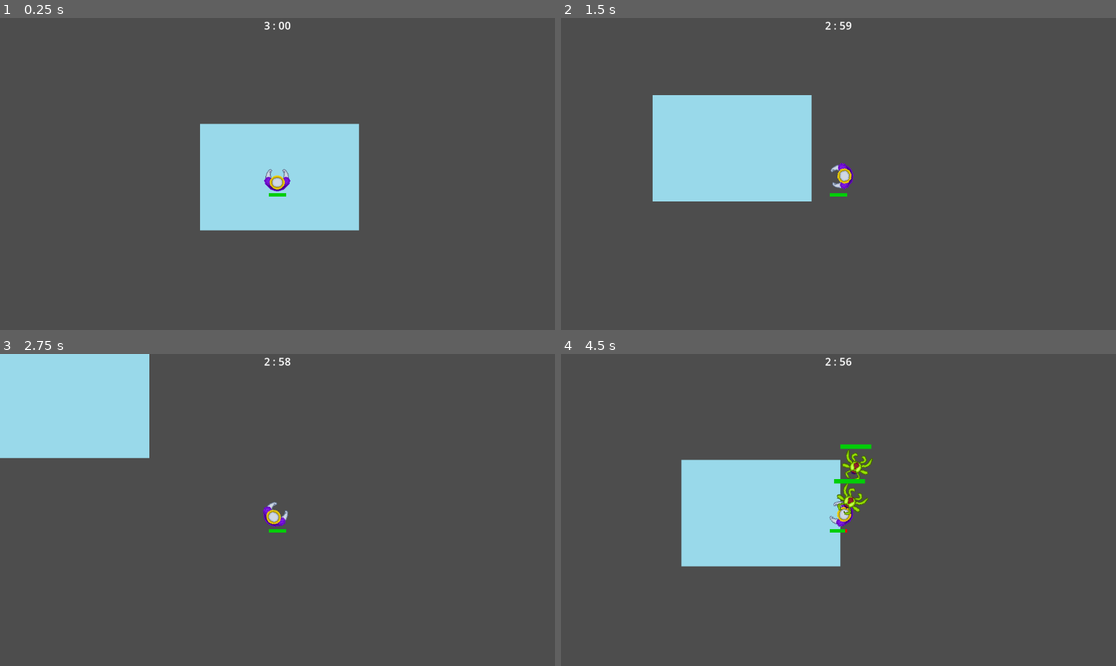
Above: before the commit, frames 1-4 (two rows, left to right).
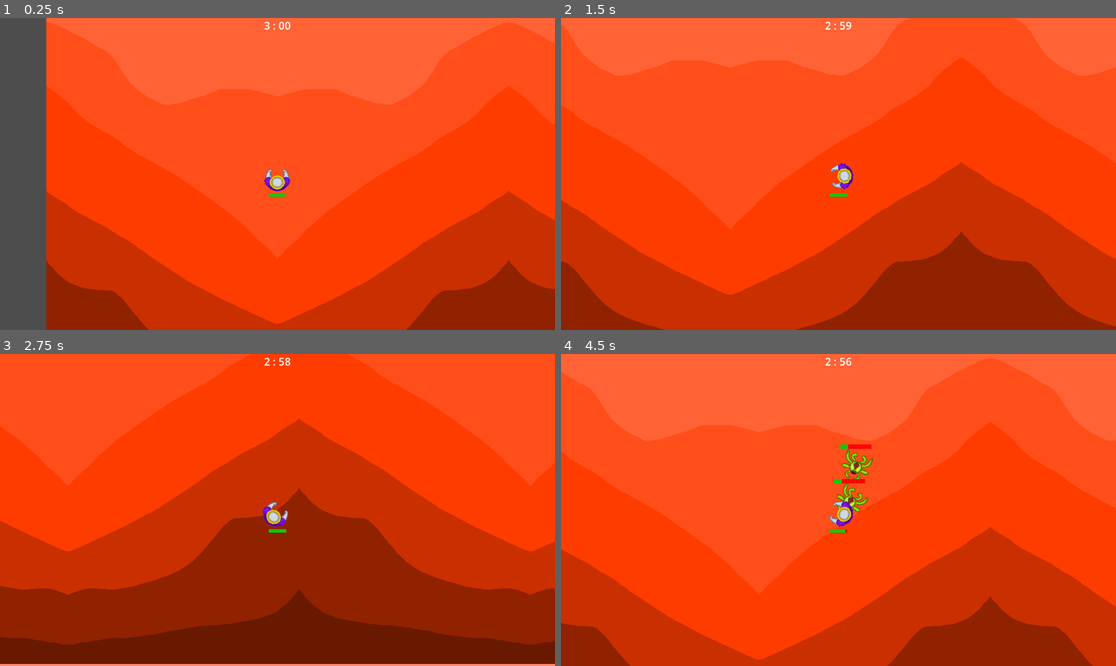
Above: after the commit, the same moments.

Repository: MichaelFar/Metalheads-and-Monarchs
Game: Godot game, scene res://Scenes/debug_ai_level.tscn
Same seed, same stepped clock (60 frames per second), same inputs: the game is played once before the commit and once after it.
Inputs (mouse positions are in pixels of both pictures, inside the frame that each line leads up to):
- Up to frame 1 (0.25 s): no input
- Up to frame 2 (1.5 s): tap Enter at 0.5 s; move the mouse to (960, 158) at 0.52 s; press the mouse at (960, 158) at 0.53 s; hold D (Right) 0.53-1.28 s; move the mouse to (727, 189) at 1.27 s; release the mouse at (727, 189) at 1.28 s; hold S (Down) from 1.28 s (still down); tap Mouse wheel down (Switch_weapon_down) at 1.35 s
- Up to frame 3 (2.75 s): move the mouse to (333, 441) at 2.02 s; release S (Down) at 2.03 s; hold D (Right) from 2.03 s (still down); tap Mouse wheel up (Switch_weapon_up) at 2.1 s
- Up to frame 4 (4.5 s): move the mouse to (810, 572) at 2.77 s; release D (Right) at 2.78 s; hold W (Up) 2.78-3.53 s; tap M (spawn) at 2.85 s; move the mouse to (1005, 556) at 3.52 s; press the mouse at (1005, 556) at 3.53 s; hold A (Left) from 3.53 s (still down); move the mouse to (672, 463) at 4.27 s; release the mouse at (672, 463) at 4.28 s; tap Mouse wheel down (Switch_weapon_down) at 4.35 s

The runs differ from the first frame. In frame 1, 91% of the frame differs, in the area x 8-100%, y 0-100%; in frame 2, 100%, in the area x 0-100%, y 0-100%; in frame 3, 100%; in frame 4, 99%.

Commit message:
Added tile populater function

Diff:
--- a/Scenes/debug_ai_level.tscn
+++ b/Scenes/debug_ai_level.tscn
@@ -1,17 +1,11 @@
-[gd_scene load_steps=4 format=3 uid="uid://cnv1w6ppv64mp"]
+[gd_scene load_steps=3 format=3 uid="uid://cnv1w6ppv64mp"]
 
 [ext_resource type="PackedScene" uid="uid://bctihlcscxsex" path="res://Scenes/player.tscn" id="1_hi61g"]
 [ext_resource type="Script" path="res://Scripts/level.gd" id="1_wldbb"]
-[ext_resource type="Texture2D" uid="uid://bd0kca0a1cr0l" path="res://Sprites/Background.png" id="3_ewtwn"]
 
 [node name="debugAILevel" type="Node2D" node_paths=PackedStringArray("playerNode")]
+y_sort_enabled = true
 script = ExtResource("1_wldbb")
 playerNode = NodePath("Player")
 
 [node name="Player" parent="." instance=ExtResource("1_hi61g")]
-
-[node name="Background" type="Sprite2D" parent="."]
-z_index = -1
-position = Vector2(4, 2)
-scale = Vector2(1.86723, 2.40217)
-texture = ExtResource("3_ewtwn")
--- /dev/null
+++ b/Scenes/map_tiler.tscn
@@ -0,0 +1,11 @@
+[gd_scene load_steps=3 format=3 uid="uid://b1haslje5jyrp"]
+
+[ext_resource type="Script" path="res://Scripts/map_tiler.gd" id="1_gc1ch"]
+[ext_resource type="PackedScene" uid="uid://cg288rwaeja6l" path="res://Scenes/tile.tscn" id="2_6lkoh"]
+
+[node name="MapTiler" type="Node2D" node_paths=PackedStringArray("TileResources")]
+script = ExtResource("1_gc1ch")
+TileResources = NodePath("ResourcePreloader")
+
+[node name="ResourcePreloader" type="ResourcePreloader" parent="."]
+resources = [PackedStringArray("tile"), [ExtResource("2_6lkoh")]]
--- a/Scenes/player.tscn
+++ b/Scenes/player.tscn
@@ -18,6 +18,10 @@
 
 [sub_resource type="CircleShape2D" id="CircleShape2D_3vkrt"]
 radius = 20.0
+
+[sub_resource type="CapsuleShape2D" id="CapsuleShape2D_8ddgn"]
+radius = 23.0
+height = 46.0
 
 [node name="Player" type="CharacterBody2D" node_paths=PackedStringArray("healthbar", "graphics") groups=["player"]]
 collision_layer = 2
@@ -85,6 +89,12 @@
 
 [node name="Spawner" parent="." instance=ExtResource("9_5t8gu")]
 
+[node name="Area2D" type="Area2D" parent="."]
+
+[node name="CollisionShape2D" type="CollisionShape2D" parent="Area2D"]
+position = Vector2(0, 12)
+shape = SubResource("CapsuleShape2D_8ddgn")
+
 [connection signal="area_entered" from="Graphics/Hurtbox" to="." method="_on_hurtbox_area_entered"]
 
 [editable path="Graphics/Hurtbox"]
--- a/Scenes/spawner.tscn
+++ b/Scenes/spawner.tscn
@@ -7,13 +7,15 @@
 radius = 10.198
 
 [node name="Spawner" type="Area2D" node_paths=PackedStringArray("spawnCircle", "enemyPreloader")]
+collision_layer = 2048
+collision_mask = 2048
 script = ExtResource("1_t4l1l")
 spawnCircle = NodePath("CollisionShape2D")
 enemyPreloader = NodePath("ResourcePreloader")
 
 [node name="CollisionShape2D" type="CollisionShape2D" parent="."]
 shape = SubResource("CircleShape2D_17mgg")
-debug_color = Color(0.552941, 0.34902, 0.580392, 0.419608)
+debug_color = Color(0.901961, 0.258824, 0.439216, 0.419608)
 
 [node name="ResourcePreloader" type="ResourcePreloader" parent="."]
 resources = [PackedStringArray("chase_ai"), [ExtResource("2_aoumf")]]
--- /dev/null
+++ b/Scenes/tile.tscn
@@ -0,0 +1,24 @@
+[gd_scene load_steps=4 format=3 uid="uid://cg288rwaeja6l"]
+
+[ext_resource type="Texture2D" uid="uid://r2gfc523fyq5" path="res://Sprites/Backround Color Test 2.png" id="1_f3ry1"]
+[ext_resource type="Script" path="res://Scripts/tile.gd" id="1_yxlpx"]
+
+[sub_resource type="RectangleShape2D" id="RectangleShape2D_18lim"]
+
+[node name="Tile" type="Node2D" node_paths=PackedStringArray("sprite", "area")]
+script = ExtResource("1_yxlpx")
+sprite = NodePath("BackroundColorTest2")
+area = NodePath("BackroundColorTest2/Area2D")
+
+[node name="BackroundColorTest2" type="Sprite2D" parent="."]
+z_index = -5
+texture = ExtResource("1_f3ry1")
+
+[node name="Area2D" type="Area2D" parent="BackroundColorTest2"]
+position = Vector2(-1, 0)
+
+[node name="CollisionShape2D" type="CollisionShape2D" parent="BackroundColorTest2/Area2D"]
+shape = SubResource("RectangleShape2D_18lim")
+
+[connection signal="area_shape_entered" from="BackroundColorTest2/Area2D" to="." method="_on_area_2d_area_shape_entered"]
+[connection signal="area_shape_exited" from="BackroundColorTest2/Area2D" to="." method="_on_area_2d_area_shape_exited"]
--- a/Scripts/bullet2test.gd
+++ b/Scripts/bullet2test.gd
@@ -1,7 +1,4 @@
 extends bullet
-
-
-
 
 func area_entered(area):
 	if(area.name == "Hurtbox" || area.name == "obstacle"):
--- a/Scripts/chase_ai.gd
+++ b/Scripts/chase_ai.gd
@@ -8,7 +8,7 @@
 @export var RayCastContainer : CharacterBody2D
 @export var raycast = true
 @export var sprite : Sprite2D
-@export var health = 100.0
+@export var health = 25.0
 @export var healthbar : ProgressBar
 @export var animationPlayer : AnimationPlayer
 @export var ShaderLoader : ResourcePreloader
--- a/Scripts/level.gd
+++ b/Scripts/level.gd
@@ -7,5 +7,6 @@
 func _ready():
 	Globals.player = playerNode
 	Globals.currentLevel = self
+	add_child(load("res://Scenes/map_tiler.tscn").instantiate())
 
 # Called every frame. 'delta' is the elapsed time since the previous frame.
--- /dev/null
+++ b/Scripts/map_tiler.gd
@@ -0,0 +1,29 @@
+extends Node2D
+
+@export var TileResources : ResourcePreloader
+var tileList = []
+var numTiles = 9
+var tileSize = Vector2.ZERO
+var dimensions = Vector2(sqrt(numTiles), sqrt(numTiles))
+# Called when the node enters the scene tree for the first time.
+func _ready():
+	tileList = TileResources.get_resource_list()
+	populate_tiles()
+
+# Called every frame. 'delta' is the elapsed time since the previous frame.
+func _process(delta):
+	pass
+
+func populate_tiles():
+	var randOBJ = RandomNumberGenerator.new()
+
+	for i in range(dimensions.x):
+		for j in range(dimensions.y):
+			var randIndex = randOBJ.randi_range(0, tileList.size() - 1)
+			var tileInstance = TileResources.get_resource(tileList[randIndex])
+			tileInstance = tileInstance.instantiate()
+			Globals.currentLevel.add_child(tileInstance)
+			tileSize = tileInstance.tileSize
+			tileInstance.global_position.x = tileSize.x * (i)
+			tileInstance.global_position.y = tileSize.y * (j)
+			print("Tile position is " + str(tileInstance.global_position) + " and i is " + str(i))
--- /dev/null
+++ b/Scripts/tile.gd
@@ -0,0 +1,35 @@
+extends Node2D
+
+@export var sprite : Sprite2D
+@export var area : Area2D
+
+var rect : Rect2
+var tileSize = Vector2.ZERO
+var playerPresent = false
+
+signal playerEntered
+signal playerExited
+# Called when the node enters the scene tree for the first time.
+func _ready():
+	rect = sprite.get_rect()
+	area.get_children()[0].shape.size = rect.size
+	tileSize = rect.size
+
+
+func _on_area_2d_area_shape_entered(area_rid, area, area_shape_index, local_shape_index):
+	if(area != null):
+
+		if area.get_parent() == Globals.player:
+			playerEntered.emit()
+			playerPresent = true
+
+
+func _on_area_2d_area_shape_exited(area_rid, area, area_shape_index, local_shape_index):
+	if(area != null):
+
+		if area.get_parent() == Globals.player:
+			playerExited.emit()
+			playerPresent = false
+
+func print_hello():
+	print("Hello from animation")
--- a/screen_text.gd
+++ b/screen_text.gd
@@ -38,7 +38,7 @@
 			endGame = true
 			game_over()
 			return
-		if ((maxTime - totalTimeSec) % 10 == 0):
+		if ((maxTime - totalTimeSec) % 10 == 0):# Every 10 seconds
 			Globals.spawner.spawn_enemies()
 			Globals.spawner.spawnMin += 1
 			Globals.spawner.spawnMax += 1
Not shown: 1 places in Scenes/player.tscn that only renumber resources
Binary file added: Sprites/Backround Color Test 2.png
Not shown, added: Sprites/Backround Color Test 2.png.import
